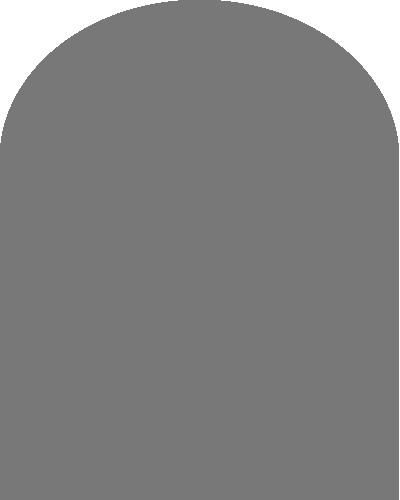
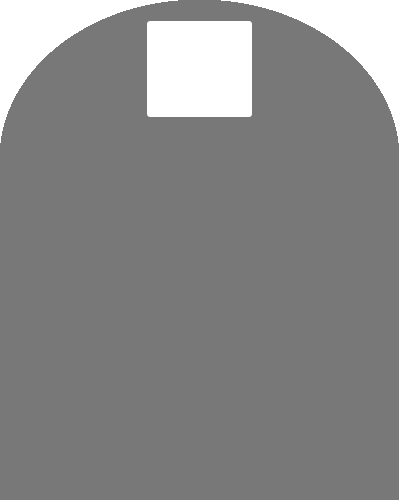
Layer changes from the first (400, 500) image to the second:
showed "Shape 4" over bbox(147, 21, 252, 117)
